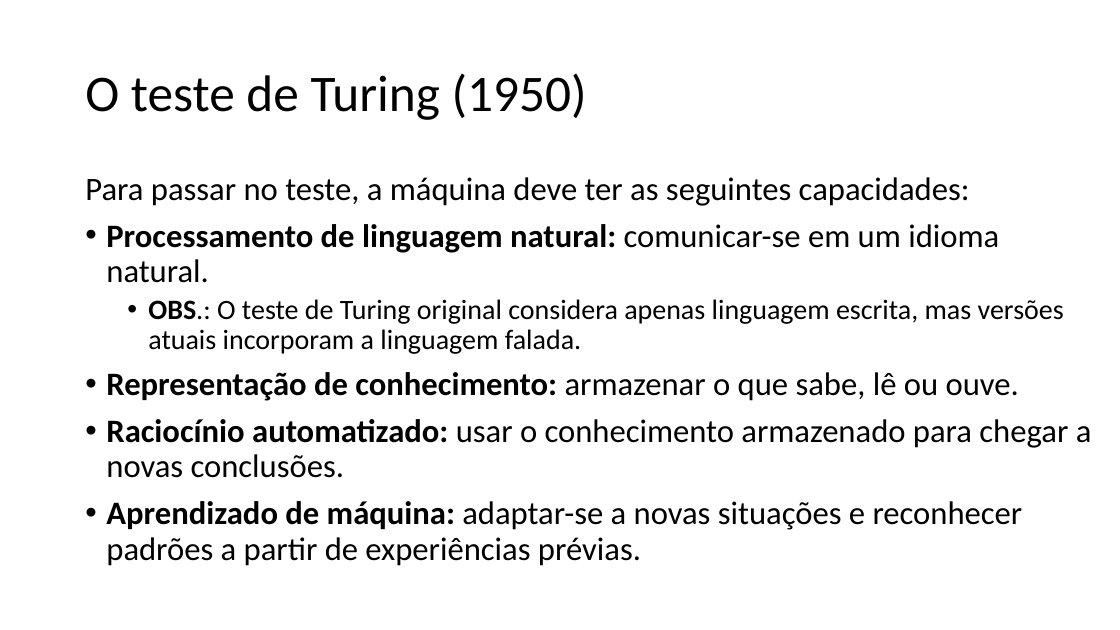
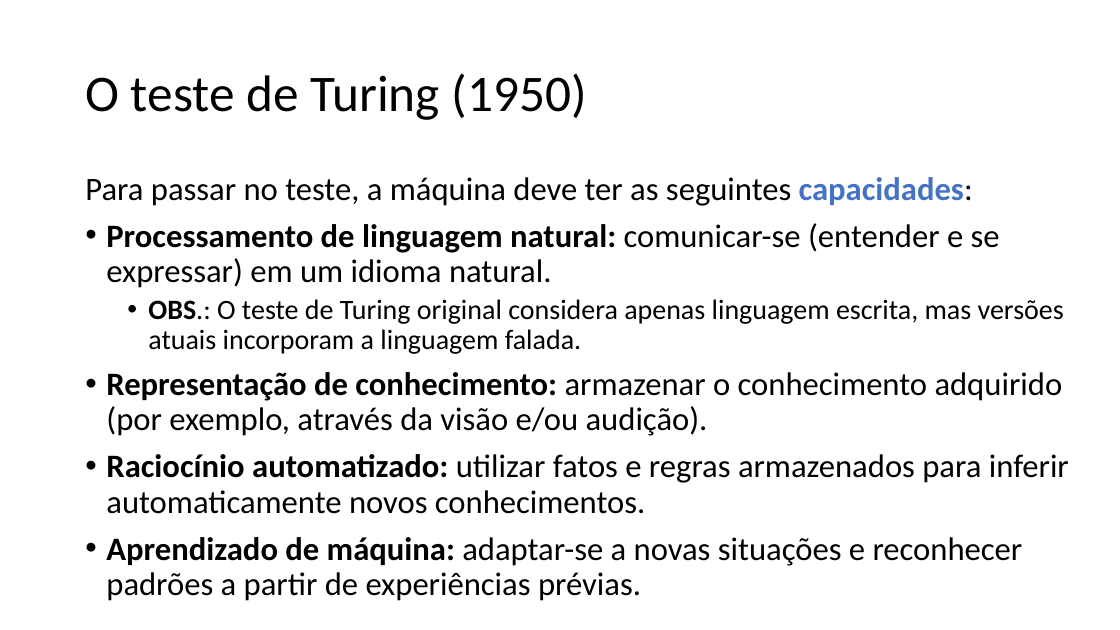
Before and after one commit to zz4fap/c24_inteligencia_artificial, a slide deck: slide 18 of slides/C24_Introdução.pptx. Drawn at 1120x630 pixels with LibreOffice and Linux fonts; fonts in the diff are those of the drawing. Boxes give left, top, right and bottom in pixels: in the first picture for what was removed or moved away, otherwise in the second. Text is boxed around its words. In the diff, an @@ line names an element or a change of style, - is before the commit and + after.

```diff
--- a/slides/C24_Introdução.pptx
+++ b/slides/C24_Introdução.pptx
@@ text at [85, 177, 973, 206]: text colour #000000 to #4472C4, bold on in "capacidades:" @@
@@ text at [106, 223, 1000, 288]: text changed; bold off @@
-• Processamento de linguagem natural: comunicar-se em um idioma natural.
+• Processamento de linguagem natural: comunicar-se (entender e se expressar) em um idioma natural.
@@ text at [106, 372, 1069, 514]: text changed @@
-• Representação de conhecimento: armazenar o que sabe, lê ou ouve.
-• Raciocínio automatizado: usar o conhecimento armazenado para chegar a novas conclusões.
+• Representação de conhecimento: armazenar o conhecimento adquirido (por exemplo, através da visão e/ou audição).
+• Raciocínio automatizado: utilizar fatos e regras armazenados para inferir automaticamente novos conhecimentos.
```
Also in this commit, not shown: 24 other slides changed, 1 other file.
